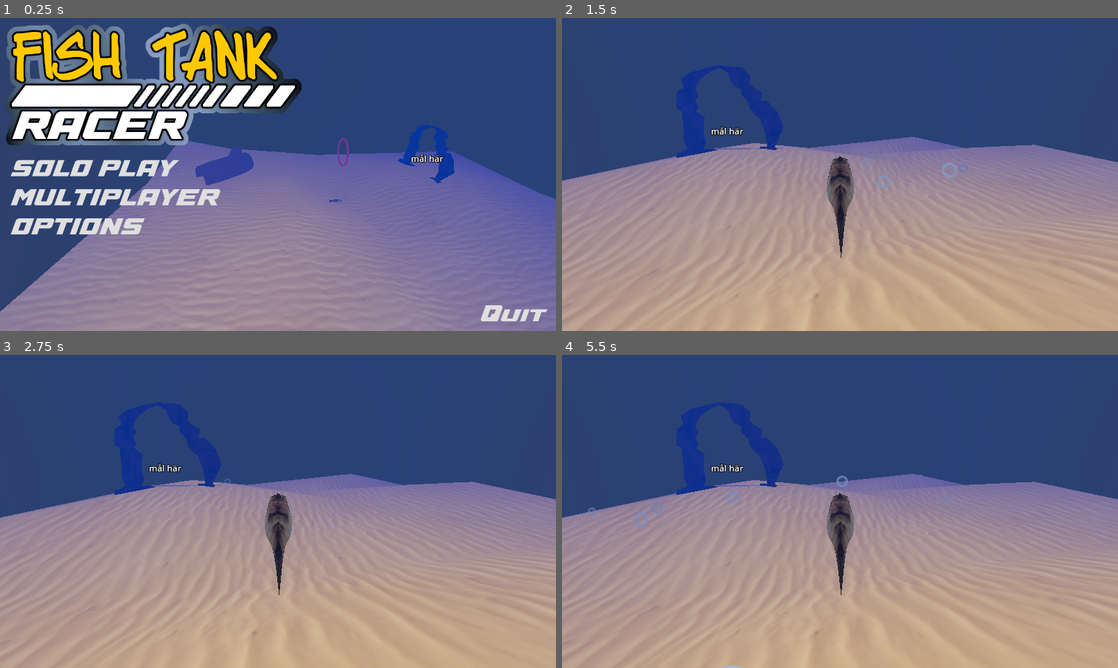
Above: before the commit, frames 1-4 (two rows, left to right).
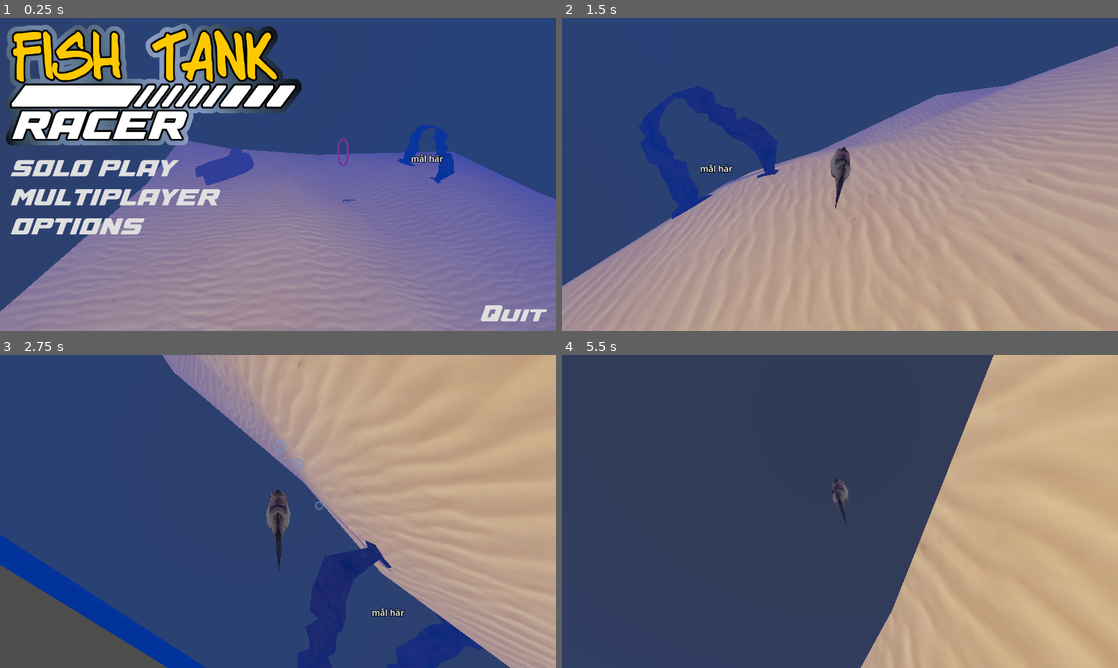
Above: after the commit, the same moments.

Repository: henkehedstrom/dj-scaled
Game: Godot game, scene res://Scenes/menu.tscn
Two runs of this game, one before a commit and one after it. Both use one fixed random seed, a clock stepped at 60 frames per second and the inputs below.
Inputs (mouse positions are in pixels of both pictures, inside the frame that each line leads up to):
- Up to frame 1 (0.25 s): no input
- Up to frame 2 (1.5 s): click "SOLO PLAY" at 0.5 s; move the mouse to (962, 158) at 1.27 s; hold D (right) from 1.28 s (still down); hold P (mouse_capture) from 1.28 s (still down)
- Up to frame 3 (2.75 s): move the mouse to (166, 527) at 2.02 s; release D (right) at 2.03 s; release P (mouse_capture) at 2.03 s; hold S (back) from 2.03 s (still down); tap P (mouse_capture) at 2.1 s
- Up to frame 4 (5.5 s): move the mouse to (895, 442) at 2.77 s; release S (back) at 2.78 s; hold D (right) 2.78-3.53 s; hold P (mouse_capture) 2.78-3.53 s; move the mouse to (812, 574) at 3.52 s; hold W (forward) 3.53-4.28 s; tap P (mouse_capture) at 3.6, 5.1 s; move the mouse to (1006, 558) at 4.27 s; hold P (mouse_capture) 4.28-5.03 s; hold A (left) from 4.28 s (still down); move the mouse to (673, 464) at 5.02 s

The runs differ from the first frame. In frame 1, less than 0.1% of the frame differs, in the area x 59-64%, y 57-59%; in frame 2, 26%; in frame 3, 74%; in frame 4, 82%, in the area x 0-100%, y 0-100%.

Commit message:
*multiplayer/single player support

Diff:
--- a/Fish.gd
+++ b/Fish.gd
@@ -1,4 +1,6 @@
 extends CharacterBody3D
+
+var input_manager = preload("res://Scripts/input_manager.tscn")
 
 @export var normal_speed = 0.5
 @export var current_speed: float = 0.0
@@ -18,7 +20,14 @@
 
 # Called when the node enters the scene tree for the first time.
 func _ready():
-	$MultiplayerSynchronizer.set_multiplayer_authority(str(name).to_int())
+
+	if !GameManager.is_multiplayer:
+		var input = input_manager.instantiate()
+		add_child(input)
+		input.fish = self
+	else:
+		$MultiplayerSynchronizer.set_multiplayer_authority(str(name).to_int())
+
 	current_speed = normal_speed
 	pass # Replace with function body.
 
@@ -51,7 +60,7 @@
 	rotation_angle = Vector2.ZERO
 
 func _physics_process(_delta):
-	if $MultiplayerSynchronizer.get_multiplayer_authority() != multiplayer.get_unique_id():
+	if $MultiplayerSynchronizer.get_multiplayer_authority() != multiplayer.get_unique_id() && GameManager.is_multiplayer:
 		return
 	var aim = get_global_transform().basis
 	var forward = -aim.z
--- a/Scenes/menu.gd
+++ b/Scenes/menu.gd
@@ -151,6 +151,7 @@
 
 @rpc("any_peer","call_local")
 func _start_multiplayer_game():
+	GameManager.is_multiplayer = true
 	_change_scene(multiplayer_scene)
 
 
--- a/Scripts/game_manager.gd
+++ b/Scripts/game_manager.gd
@@ -1,6 +1,7 @@
 extends Node
 
 var Players = {}
+var is_multiplayer = false
 
 # Called when the node enters the scene tree for the first time.
 func _ready():
